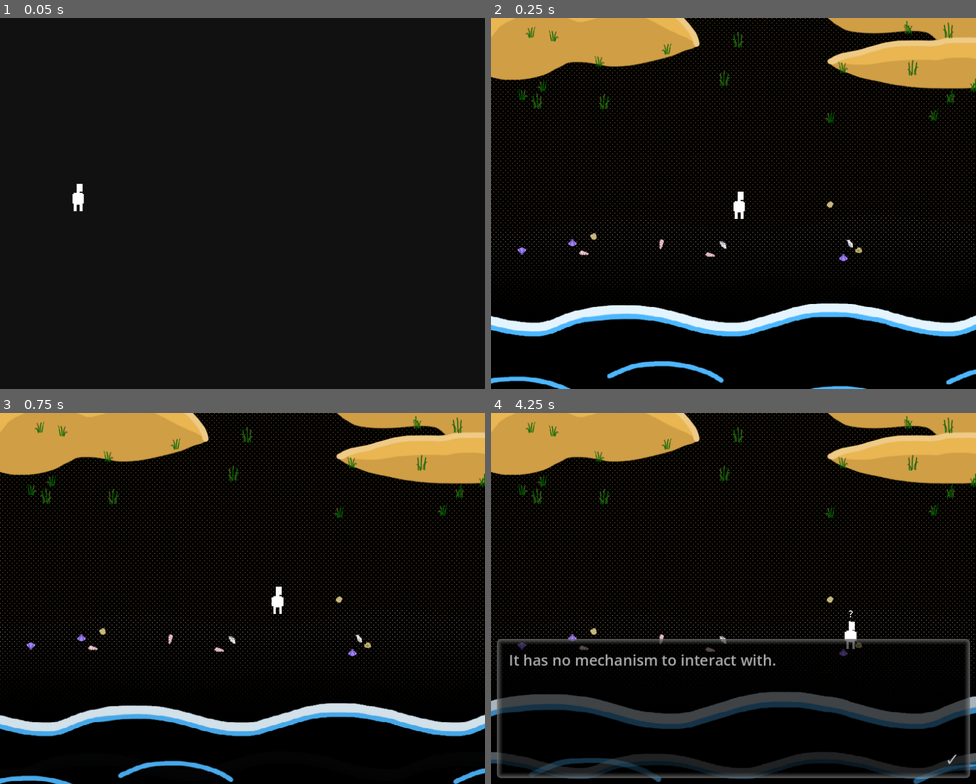
Above: before the commit, frames 1-4 (two rows, left to right).
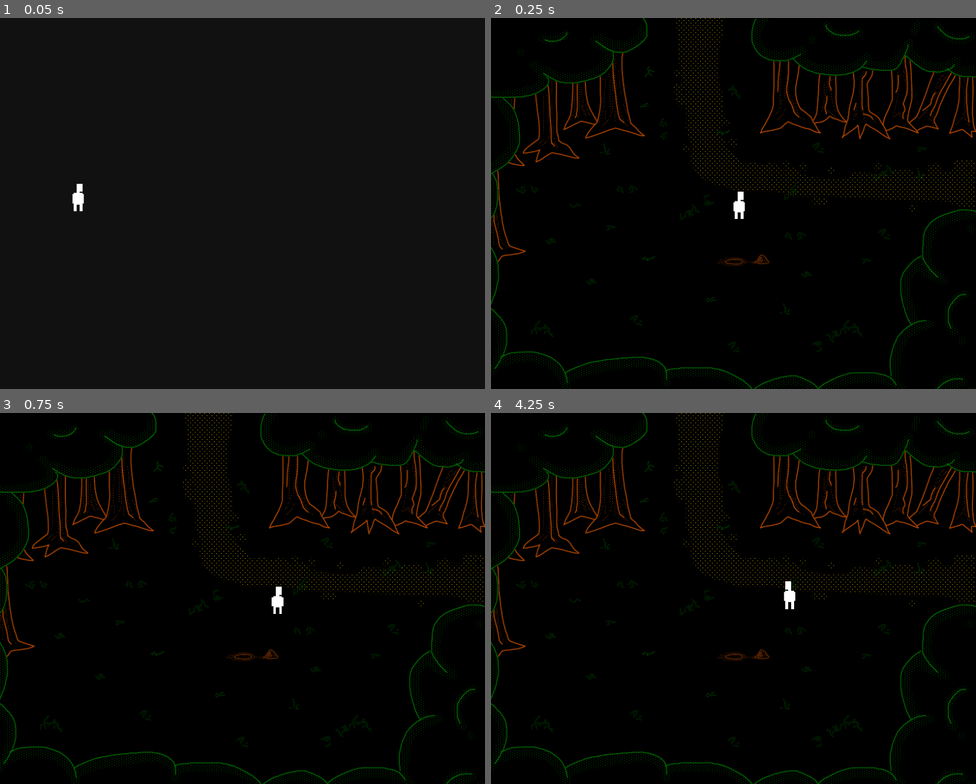
Above: after the commit, the same moments.

Repository: jschnurer/isle-of-lost-souls-godot
Game: Godot game, scene res://src/scenes/splash/splash_screens.tscn
Same seed, same stepped clock (60 frames per second), same inputs: the game is played once before the commit and once after it.
Inputs (mouse positions are in pixels of both pictures, inside the frame that each line leads up to):
- Up to frame 1 (0.05 s): no input
- Up to frame 2 (0.25 s): no input
- Up to frame 3 (0.75 s): tap Enter (ui_accept) at 0.5 s; move the mouse to (349, 579) at 0.52 s; hold Right (ui_right) from 0.53 s (still down); click (349, 579) at 0.67 s
- Up to frame 4 (4.25 s): tap Enter (ui_accept) at 0.77, 1.52, 3.02, 3.77 s; move the mouse to (636, 617) at 1.27 s; release Right (ui_right) at 1.28 s; hold Down (ui_down) 1.28-2.03 s; click (636, 617) at 1.42 s; move the mouse to (782, 516) at 2.02 s; hold Right (ui_right) 2.03-2.78 s; click (782, 516) at 2.17 s; move the mouse to (709, 672) at 2.77 s; hold Up (ui_up) 2.78-3.53 s; click (709, 672) at 2.92 s; move the mouse to (879, 654) at 3.52 s; hold Left (ui_left) from 3.53 s (still down); click (879, 654) at 3.67 s

Frame 1 is identical in both runs. In frame 2, 24% of the frame differs, in the area x 0-100%, y 0-100%; in frame 3, 24%; in frame 4, 29%.

Commit message:
added click to move

Diff:
--- a/project.godot
+++ b/project.godot
@@ -26,7 +26,6 @@
 GameVars="*res://src/game_data/game_vars.gd"
 ItemDb="*res://src/game_data/item_db.gd"
 Inventory="*res://src/game_data/inventory.gd"
-ActionChooser="*res://src/ui/action_chooser/ActionChooser.tscn"
 SfxPlayer="*res://src/singletons/sfx_player/SFXPlayer.tscn"
 Utility="*res://src/singletons/Utility.gd"
 DialogTopics="*res://src/game_data/dialog_topics.gd"
@@ -40,6 +39,7 @@
 ItemUsage="*res://src/singletons/item_usage/item_usage.tscn"
 PauseMenu="*res://src/ui/pause_menu/pause_menu.tscn"
 Debug="*res://src/debug.gd"
+ActionChooser="*res://src/ui/action_chooser/ActionChooser.tscn"
 
 [display]
 
@@ -57,6 +57,8 @@
 Player=""
 GameScene=""
 NavRegion=""
+GameEvent=""
+World=""
 
 [input]
 
--- a/src/debug.gd
+++ b/src/debug.gd
@@ -29,7 +29,7 @@
 		SignalBus.toggle_player.emit(args)
 
 		var tele_args = TeleportArgs.new()
-		tele_args.to_scene = Enums.Scenes.COAST_BEACH_CENTRAL
+		tele_args.to_scene = Enums.Scenes.FOREST_CLEARING
 		tele_args.to_location = Vector2(417, 338)
 		SignalBus.transfer_player_to_scene.emit(tele_args)
 
--- a/src/events/game_event/game_event.gd
+++ b/src/events/game_event/game_event.gd
@@ -8,6 +8,7 @@
 @export var activation_mode: Enums.ActivationMode = Enums.ActivationMode.ACTIVATE
 @export var use_action_chooser: bool = true
 signal on_activate(input_action: Enums.InputAction)
+var is_hovered: bool = false
 
 func _ready():
 	if (parent_node_index == -1):
--- a/src/events/game_event/game_event.tscn
+++ b/src/events/game_event/game_event.tscn
@@ -2,7 +2,7 @@
 
 [ext_resource type="Script" path="res://src/events/game_event/game_event.gd" id="1_lk5y5"]
 
-[node name="GameEvent" type="Area2D"]
+[node name="GameEvent" type="Area2D" groups=["GameEvent"]]
 process_mode = 3
 collision_layer = 0
 collision_mask = 2
--- a/src/player/player.gd
+++ b/src/player/player.gd
@@ -18,13 +18,14 @@
 @onready var active_event_indicator: Label = $ActiveEvent
 @onready var nav_agent: NavigationAgent2D = $NavigationAgent2D
 var is_navigating: bool = false
+@onready var inspection_node: Node2D = $InspectionNode
+@onready var inspection_collision: CollisionShape2D = $InspectionNode/Area/CollisionShape2D
+var clicked_nav_position: Vector2
+var auto_interact_ge = false
 
 func _ready():
 	$Sprite.texture = normal_sprite
 	set_motion_mode(MotionMode.MOTION_MODE_FLOATING)
-	$DownArea/CollisionShape2D.disabled = true
-	$UpArea/CollisionShape2D.disabled = true
-	$LeftArea/CollisionShape2D.disabled = true
 	$PointerArea/CollisionShape2D.disabled = true
 	$PointerCollision.disabled = true
 	SignalBus.game_event_entered_range.connect(_on_game_event_entered_range)
@@ -34,6 +35,7 @@
 	SignalBus.set_player_mode.connect(_on_set_player_mode)
 	SignalBus.toggle_player.connect(_on_toggle_player)
 	SignalBus.teleport_player.connect(_on_teleport_player)
+	SignalBus.transfer_player_to_scene.connect(_on_transfer_player_to_scene)
 
 func  _input(event):
 	if (!is_controllable):
@@ -46,10 +48,18 @@
 			game_event_in_range.activate(Enums.InputAction.INTERACT)
 	elif (event.is_action_pressed("ui_cancel")):
 		SignalBus.open_pause_menu.emit()
-	elif(event is InputEventMouseButton):
+	elif (event is InputEventMouseButton):
 		if ((event as InputEventMouseButton).button_index == MOUSE_BUTTON_LEFT
 			and (event as InputEventMouseButton).pressed):
-			begin_nav((event as InputEventMouseButton).global_position)
+			on_mouse_click(event)
+
+func _process(_delta):
+	if (game_event_in_range and auto_interact_ge):
+		auto_interact_ge = false
+		if (game_event_in_range.use_action_chooser):
+			show_action_chooser()
+		else:
+			game_event_in_range.activate(Enums.InputAction.INTERACT)
 
 func _physics_process(delta: float) -> void:
 	if (!is_controllable):
@@ -91,8 +101,13 @@
 	elif (velocity.y > 0):
 		facing_dir = Enums.Direction.DOWN
 
-	update_areas()
+	if (velocity.x != 0 or velocity.y != 0):
+		update_inspection_rotation()
+
 	update_sprite()
+
+func update_inspection_rotation():
+	inspection_node.look_at(transform.origin + velocity)
 
 func update_sprite():
 	if (mode != Enums.PlayerMode.PERSON):
@@ -109,13 +124,6 @@
 		$Sprite.texture = up_sprite
 	elif (facing_dir == Enums.Direction.DOWN):
 		$Sprite.texture = down_sprite
-
-func update_areas():
-	if (mode == Enums.PlayerMode.PERSON):
-		$UpArea/CollisionShape2D.disabled = facing_dir != Enums.Direction.UP
-		$RightArea/CollisionShape2D.disabled = facing_dir != Enums.Direction.RIGHT
-		$DownArea/CollisionShape2D.disabled = facing_dir != Enums.Direction.DOWN
-		$LeftArea/CollisionShape2D.disabled = facing_dir != Enums.Direction.LEFT
 
 func _on_game_event_entered_range(game_event: GameEvent):
 	all_game_events_in_range.append(game_event)
@@ -161,7 +169,6 @@
 	facing_dir = saved_info.facing_dir
 	_on_set_player_mode(saved_info.mode)
 
-	update_areas()
 	update_sprite()
 
 	$Sprite.flip_h = saved_info.is_sprite_flip_h
@@ -219,9 +226,22 @@
 
 	if (nav_agent.is_navigation_finished()):
 		is_navigating = false
+		auto_interact_ge = true
+		inspection_node.look_at(clicked_nav_position)
 		return
 
 	var curr_agent_position = global_position
 	var next_path_position = nav_agent.get_next_path_position()
 	velocity = SPEED * (next_path_position - curr_agent_position).normalized()
 	move_and_slide()
+
+func _on_navigation_agent_2d_velocity_computed(safe_velocity: Vector2) -> void:
+	velocity = safe_velocity
+
+func _on_transfer_player_to_scene(_args: TeleportArgs):
+	velocity = Vector2.ZERO
+	is_navigating = false
+
+func on_mouse_click(event):
+	clicked_nav_position = event.global_position
+	begin_nav(clicked_nav_position)
--- a/src/player/player.tscn
+++ b/src/player/player.tscn
@@ -7,14 +7,14 @@
 [ext_resource type="Texture2D" uid="uid://c4dh4ptjqjsrj" path="res://art/actors/pointer.png" id="5_40aju"]
 [ext_resource type="Theme" uid="uid://v1piyp7jwkvp" path="res://styles/base_theme.tres" id="6_thw6d"]
 
+[sub_resource type="RectangleShape2D" id="RectangleShape2D_2e51k"]
+size = Vector2(28, 26.5)
+
 [sub_resource type="CircleShape2D" id="CircleShape2D_ol3ye"]
 radius = 20.0
 
 [sub_resource type="RectangleShape2D" id="RectangleShape2D_vnt5o"]
 size = Vector2(39, 12)
-
-[sub_resource type="RectangleShape2D" id="RectangleShape2D_2e51k"]
-size = Vector2(28, 26.5)
 
 [sub_resource type="RectangleShape2D" id="RectangleShape2D_7c387"]
 
@@ -34,6 +34,16 @@
 texture = ExtResource("1_gdqck")
 offset = Vector2(0, -47)
 
+[node name="InspectionNode" type="Node2D" parent="."]
+
+[node name="Area" type="Area2D" parent="InspectionNode"]
+position = Vector2(34, 0)
+collision_layer = 2
+collision_mask = 0
+
+[node name="CollisionShape2D" type="CollisionShape2D" parent="InspectionNode/Area"]
+shape = SubResource("RectangleShape2D_2e51k")
+
 [node name="FeetCollision" type="CollisionShape2D" parent="."]
 rotation = 1.5708
 shape = SubResource("CircleShape2D_ol3ye")
@@ -45,42 +55,6 @@
 
 [node name="CollisionShape2D" type="CollisionShape2D" parent="FeetArea"]
 shape = SubResource("RectangleShape2D_vnt5o")
-
-[node name="RightArea" type="Area2D" parent="."]
-visible = false
-position = Vector2(34, 0)
-collision_layer = 2
-collision_mask = 0
-
-[node name="CollisionShape2D" type="CollisionShape2D" parent="RightArea"]
-shape = SubResource("RectangleShape2D_2e51k")
-
-[node name="LeftArea" type="Area2D" parent="."]
-visible = false
-position = Vector2(-34, 0)
-collision_layer = 2
-collision_mask = 0
-
-[node name="CollisionShape2D" type="CollisionShape2D" parent="LeftArea"]
-shape = SubResource("RectangleShape2D_2e51k")
-
-[node name="UpArea" type="Area2D" parent="."]
-visible = false
-position = Vector2(0, -20)
-collision_layer = 2
-collision_mask = 0
-
-[node name="CollisionShape2D" type="CollisionShape2D" parent="UpArea"]
-shape = SubResource("RectangleShape2D_2e51k")
-
-[node name="DownArea" type="Area2D" parent="."]
-visible = false
-position = Vector2(0, 20)
-collision_layer = 2
-collision_mask = 0
-
-[node name="CollisionShape2D" type="CollisionShape2D" parent="DownArea"]
-shape = SubResource("RectangleShape2D_2e51k")
 
 [node name="PointerArea" type="Area2D" parent="."]
 visible = false
@@ -112,5 +86,8 @@
 horizontal_alignment = 1
 
 [node name="NavigationAgent2D" type="NavigationAgent2D" parent="."]
-avoidance_enabled = true
-radius = 40.0
+path_desired_distance = 10.0
+target_desired_distance = 5.0
+radius = 20.0
+
+[connection signal="velocity_computed" from="NavigationAgent2D" to="." method="_on_navigation_agent_2d_velocity_computed"]
--- a/src/scenes/SceneBG.tscn
+++ b/src/scenes/SceneBG.tscn
@@ -7,11 +7,6 @@
 
 [sub_resource type="RectangleShape2D" id="RectangleShape2D_xv6e0"]
 size = Vector2(816, 50)
-
-[sub_resource type="NavigationPolygon" id="NavigationPolygon_u811j"]
-vertices = PackedVector2Array(805.977, 613.977, 10, 613.008, 10, 10, 805.023, 10)
-polygons = Array[PackedInt32Array]([PackedInt32Array(0, 1, 2, 3)])
-outlines = Array[PackedVector2Array]([PackedVector2Array(0, 0, 815, 0, 816, 624, 0, 623)])
 
 [node name="SceneBG" type="TextureRect" groups=["GameScene"]]
 process_mode = 3
@@ -41,7 +36,3 @@
 [node name="CollisionShape2D4" type="CollisionShape2D" parent="CollisionFromFrame"]
 position = Vector2(408, 25)
 shape = SubResource("RectangleShape2D_xv6e0")
-
-[node name="NavigationRegion2D" type="NavigationRegion2D" parent="." groups=["NavRegion"]]
-visible = false
-navigation_polygon = SubResource("NavigationPolygon_u811j")
--- a/src/scenes/forest/clearing/Clearing.tscn
+++ b/src/scenes/forest/clearing/Clearing.tscn
@@ -19,13 +19,13 @@
 size = Vector2(39, 20)
 
 [sub_resource type="RectangleShape2D" id="RectangleShape2D_farch"]
-size = Vector2(39, 20)
+size = Vector2(31, 12)
 
 [sub_resource type="RectangleShape2D" id="RectangleShape2D_h7k7k"]
 size = Vector2(25, 20)
 
 [sub_resource type="RectangleShape2D" id="RectangleShape2D_n5xur"]
-size = Vector2(25, 20)
+size = Vector2(21, 18)
 
 [node name="ForestClearing" type="Node2D"]
 
@@ -84,6 +84,7 @@
 position = Vector2(457, 407)
 
 [node name="CollisionShape2D" type="CollisionShape2D" parent="DirtPile/StaticBody2D"]
+position = Vector2(0.5, -1)
 shape = SubResource("RectangleShape2D_n5xur")
 
 [editable path="Hole/GameEvent"]
--- a/src/scenes/scene_bg.gd
+++ b/src/scenes/scene_bg.gd
@@ -78,6 +78,7 @@
 		for polygon in polygons:
 			var collider = CollisionPolygon2D.new()
 			collider.polygon = polygon
+			collider.name = "ImgColliderPolygon"
 			$CollisionFromImage.add_child(collider)
 
 func toggle_collision_shape_children(node: StaticBody2D, disabled: bool):
@@ -101,26 +102,59 @@
 	set_bg_texture(_bg_images[_current_bg_index])
 
 func parse_obstacles():
-	var nav_region: NavigationRegion2D = $NavigationRegion2D
+	var nav_region: NavigationRegion2D = get_tree().get_first_node_in_group("World")
+	nav_region.bake_navigation_polygon()
 
-	if (nav_region and _collision_image):
-		# Clear existing obstacles.
-		var children = nav_region.get_children()
-		for c in children:
-			c.free()
-
-		var col_shapes: Array[CollisionPolygon2D]
-
-		for c in $CollisionFromImage.get_children():
-			col_shapes.append(c)
-
-		for shape in col_shapes:
-			var obstacle = NavigationObstacle2D.new()
-			obstacle.vertices = shape.polygon
-			obstacle.avoidance_enabled = true
-			obstacle.radius = 80
-			obstacle.affect_navigation_mesh = true
-			obstacle.carve_navigation_mesh = true
-			nav_region.add_child(obstacle)
-
-		nav_region.bake_navigation_polygon()
+	pass
+	# Wait for the next frame so that all game objects can update their positions/existence.
+	#var nav_region: NavigationRegion2D = $NavigationRegion2D
+	#
+	#if (nav_region and _collision_image):
+		## Clear existing obstacles.
+		#var children = nav_region.get_children()
+		#for c in children:
+			#c.free()
+		#
+		#var col_polys: Array[CollisionPolygon2D]
+		#var col_shapes: Array
+		#
+		#var static_bodies = find_children("*", "StaticBody2D")
+		#
+		##for sb in static_bodies:
+			##var sb_children = sb.get_children()
+			##
+			##for chl in sb_children:
+				##if (chl is CollisionPolygon2D and not chl.disabled):
+					##col_polys.append(chl)
+				##elif (chl is CollisionShape2D and not chl.disabled):
+					##col_shapes.append(chl)
+		##
+		#for shape in col_polys:
+			#var obstacle: NavigationObstacle2D = NavigationObstacle2D.new()
+			#obstacle.vertices = shape.polygon
+			#obstacle.avoidance_enabled = true
+			#obstacle.radius = 40
+			#obstacle.affect_navigation_mesh = true
+			#obstacle.carve_navigation_mesh = true
+			#nav_region.add_child(obstacle)
+			#
+		#for shape in col_shapes:
+			#if shape.shape is RectangleShape2D:
+				#var glob_pos = (shape as CollisionShape2D).global_position
+				#var obstacle = NavigationObstacle2D.new()
+				#var rect = (shape.shape as RectangleShape2D).get_rect()
+				#var center = rect.get_center()
+				#
+				#obstacle.vertices = PackedVector2Array([
+					#Vector2(center.x - rect.size.x / 2 + glob_pos.x, center.y - rect.size.y / 2 + glob_pos.y),
+					#Vector2(center.x + rect.size.x / 2 + glob_pos.x, center.y - rect.size.y / 2 + glob_pos.y),
+					#Vector2(center.x + rect.size.x / 2 + glob_pos.x, center.y + rect.size.y / 2 + glob_pos.y),
+					#Vector2(center.x - rect.size.x / 2 + glob_pos.x, center.y + rect.size.y / 2 + glob_pos.y),
+				#])
+				#obstacle.avoidance_enabled = true
+				#obstacle.radius = 40
+				#obstacle.affect_navigation_mesh = true
+				#obstacle.carve_navigation_mesh = true
+				#nav_region.add_child(obstacle)
+		#
+		#nav_region.bake_navigation_polygon()
--- a/src/scenes/world.tscn
+++ b/src/scenes/world.tscn
@@ -1,12 +1,19 @@
-[gd_scene load_steps=2 format=3 uid="uid://cd075t1g6tb6"]
+[gd_scene load_steps=3 format=3 uid="uid://cd075t1g6tb6"]
 
 [ext_resource type="PackedScene" uid="uid://bdhtoyqehrt80" path="res://src/player/player.tscn" id="1_utul6"]
 
-[node name="World" type="Node2D"]
+[sub_resource type="NavigationPolygon" id="NavigationPolygon_ntqkp"]
+vertices = PackedVector2Array(806, 613.969, 9.97656, 612.023, 9.02344, 10, 806, 10)
+polygons = Array[PackedInt32Array]([PackedInt32Array(0, 1, 2, 3)])
+outlines = Array[PackedVector2Array]([PackedVector2Array(0, 622, 816, 624, 816, 0, -1, 0)])
+
+[node name="World" type="NavigationRegion2D" groups=["World"]]
 y_sort_enabled = true
+navigation_polygon = SubResource("NavigationPolygon_ntqkp")
+
+[node name="Player" parent="." instance=ExtResource("1_utul6")]
+position = Vector2(131, 325)
 
 [node name="SceneHolder" type="Node2D" parent="."]
 y_sort_enabled = true
-
-[node name="Player" parent="." instance=ExtResource("1_utul6")]
-position = Vector2(131, 325)
+rotation = 0.000179822
--- a/src/ui/action_chooser/ActionChooser.tscn
+++ b/src/ui/action_chooser/ActionChooser.tscn
@@ -1,7 +1,8 @@
-[gd_scene load_steps=3 format=3 uid="uid://dh21a833axk4g"]
+[gd_scene load_steps=4 format=3 uid="uid://dh21a833axk4g"]
 
 [ext_resource type="Script" path="res://src/ui/action_chooser/action_chooser.gd" id="1_ssibr"]
 [ext_resource type="Theme" uid="uid://v1piyp7jwkvp" path="res://styles/base_theme.tres" id="2_bp67c"]
+[ext_resource type="Script" path="res://src/ui/action_chooser/action_chooser_button.gd" id="3_qn46i"]
 
 [node name="ActionChooser" type="CanvasLayer"]
 process_mode = 3
@@ -35,6 +36,8 @@
 theme_override_constants/icon_max_width = 16
 text = "Interact"
 expand_icon = true
+script = ExtResource("3_qn46i")
+action = 2
 
 [node name="TopRight" type="Control" parent="VBox/TopRow"]
 layout_mode = 2
@@ -50,6 +53,8 @@
 theme_override_constants/icon_max_width = 16
 text = "Use Item"
 expand_icon = true
+script = ExtResource("3_qn46i")
+action = 4
 
 [node name="Cancel" type="Button" parent="VBox/CenterRow"]
 layout_mode = 2
@@ -57,6 +62,8 @@
 theme_override_constants/icon_max_width = 16
 text = "Cancel"
 expand_icon = true
+script = ExtResource("3_qn46i")
+is_cancel_button = true
 
 [node name="Take" type="Button" parent="VBox/CenterRow"]
 layout_mode = 2
@@ -64,6 +71,8 @@
 theme_override_constants/icon_max_width = 16
 text = "Take"
 expand_icon = true
+script = ExtResource("3_qn46i")
+action = 3
 
 [node name="BottomRow" type="HBoxContainer" parent="VBox"]
 layout_mode = 2
@@ -77,6 +86,8 @@
 layout_mode = 2
 size_flags_horizontal = 3
 text = "Investigate"
+script = ExtResource("3_qn46i")
+action = 1
 
 [node name="TopRight" type="Control" parent="VBox/BottomRow"]
 layout_mode = 2
--- a/src/ui/action_chooser/action_chooser.gd
+++ b/src/ui/action_chooser/action_chooser.gd
@@ -10,6 +10,7 @@
 var btn_focused
 var appearance_time = 0
 var time_before_can_close = .25
+var was_dir_pressed = false
 
 func _ready():
 	vbox.visible = false
@@ -40,6 +41,9 @@
 	var direction_x := Input.get_axis("ui_left", "ui_right")
 	var direction_y := Input.get_axis("ui_up", "ui_down")
 
+	if (direction_x != 0 or direction_y != 0):
+		was_dir_pressed = true
+
 	if (direction_x == -1):
 		focus_button(btn_use_item)
 	elif (direction_x == 1):
@@ -48,29 +52,37 @@
 		focus_button(btn_investigate)
 	elif (direction_y == -1):
 		focus_button(btn_interact)
-	else:
+	elif (was_dir_pressed):
 		focus_button(btn_cancel)
 
 	if (appearance_time >= time_before_can_close
 		and btn_focused
 		and Input.is_action_pressed("ui_accept")):
-		toggle(false)
 		var action_chosen = null
 
 		if (btn_focused == btn_investigate):
-			action_chosen = Enums.InputAction.INVESTIGATE
+			choose_action(Enums.InputAction.INVESTIGATE)
 		elif (btn_focused == btn_interact):
-			action_chosen = Enums.InputAction.INTERACT
+			choose_action(Enums.InputAction.INTERACT)
 		elif (btn_focused == btn_take):
-			action_chosen = Enums.InputAction.TAKE
+			choose_action(Enums.InputAction.TAKE)
 		elif (btn_focused == btn_use_item):
-			action_chosen = Enums.InputAction.USE_ITEM
-
-		SignalBus.action_chooser_closed.emit(action_chosen)
+			choose_action(Enums.InputAction.USE_ITEM)
 
 func focus_button(btn_node: Button):
 	btn_node.grab_focus()
 	btn_focused = btn_node
+
+func mouseover_button(btn_node: Button):
+	was_dir_pressed = false
+	focus_button(btn_node)
+
+func choose_action(action: Enums.InputAction):
+	toggle(false)
+	SignalBus.action_chooser_closed.emit(action)
+
+func cancel():
+	toggle(false)
 
 func set_button_texts():
 	btn_cancel.text = GameScript.get_entry("Global.Cancel")
--- /dev/null
+++ b/src/ui/action_chooser/action_chooser_button.gd
@@ -0,0 +1,19 @@
+extends Button
+
+@export var is_cancel_button = false
+@export var action: Enums.InputAction
+var chooser
+
+func _ready():
+	chooser = get_parent().get_parent().get_parent()
+	pressed.connect(_button_pressed)
+	mouse_entered.connect(_on_mouse_entered)
+
+func _button_pressed():
+	if (is_cancel_button):
+		chooser.cancel()
+	else:
+		chooser.choose_action(action)
+
+func _on_mouse_entered():
+	chooser.mouseover_button(self)
Not shown: 1 places in src/scenes/SceneBG.tscn that only renumber resources
